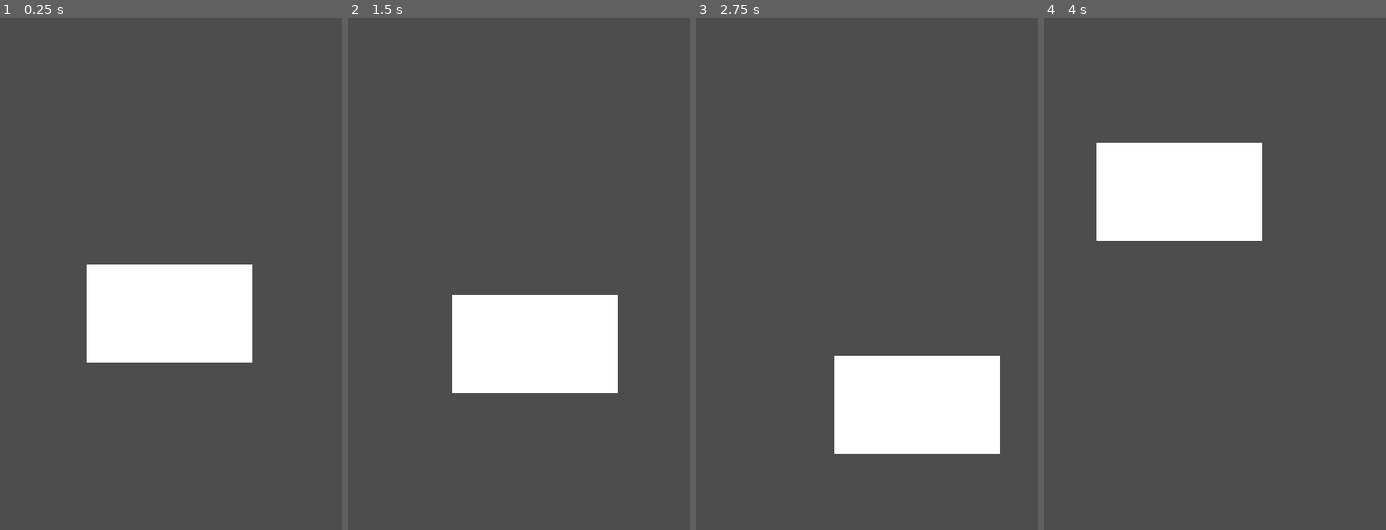
Above: before the commit, frames 1-4 (left to right).
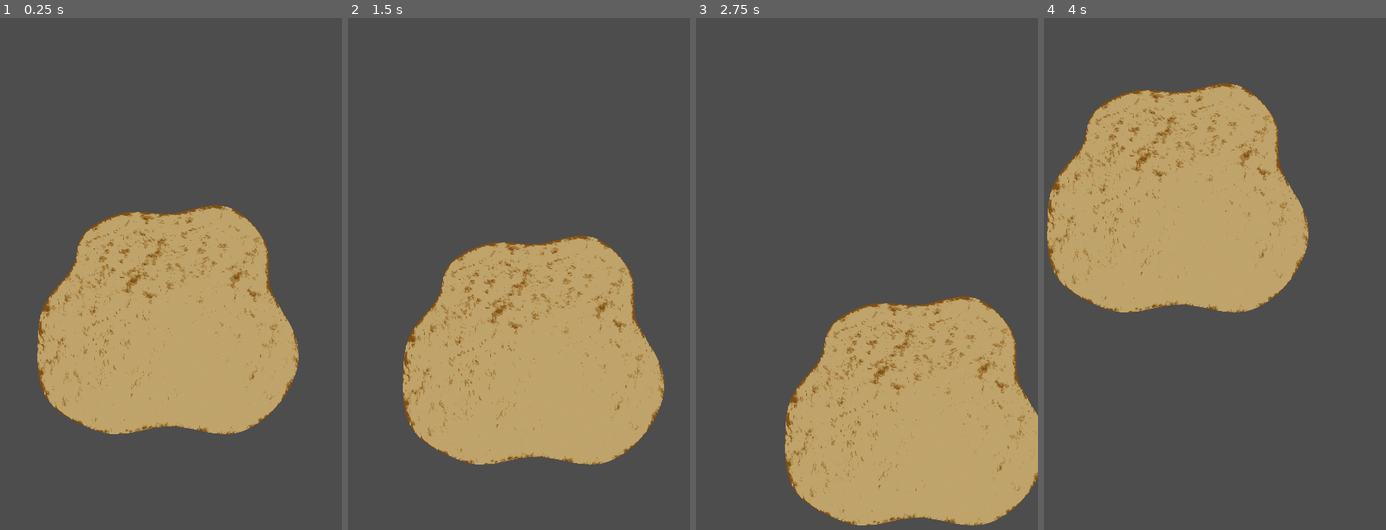
Above: after the commit, the same moments.

Repository: Tobazsbasement/cozydinogame
Game: Godot game, scene res://Scenes/Main World/Main World.tscn
Same seed, same stepped clock (60 frames per second), same inputs: the game is played once before the commit and once after it. The project has no main scene, so this scene is started directly.
Inputs (mouse positions are in pixels of both pictures, inside the frame that each line leads up to):
- Up to frame 1 (0.25 s): no input
- Up to frame 2 (1.5 s): tap Enter at 0.5 s; move the mouse to (594, 279) at 0.52 s; click (594, 279) at 0.67 s; tap Space at 1.25 s; drag from (450, 340) to (501, 427) at 1.27 s
- Up to frame 3 (2.75 s): tap Enter at 2 s; move the mouse to (901, 171) at 2.02 s; click (901, 171) at 2.17 s
- Up to frame 4 (4 s): tap Space at 2.75 s; drag from (1197, 427) to (1112, 217) at 2.77 s; tap Enter at 3.5 s; move the mouse to (1317, 396) at 3.52 s; click (1317, 396) at 3.67 s

The runs differ from the first frame. In frame 1, 27% of the frame differs, in the area x 10-88%, y 36-82%; in frame 2, 27%; in frame 3, 27%; in frame 4, 27%.

Commit message:
Added prototype Island png

Diff:
--- a/Scenes/Main World/Main World.tscn
+++ b/Scenes/Main World/Main World.tscn
@@ -1,14 +1,13 @@
-[gd_scene load_steps=2 format=3 uid="uid://dhmggui45g0cj"]
+[gd_scene load_steps=3 format=3 uid="uid://dhmggui45g0cj"]
 
+[ext_resource type="Texture2D" uid="uid://co0x7raekq4td" path="res://Assets/Textures/Island/Island.png" id="1_kk4yh"]
 [ext_resource type="PackedScene" uid="uid://ccerbq1ofq4oo" path="res://Scenes/Camera/Camera.tscn" id="1_vimbv"]
 
 [node name="Main World" type="Node2D"]
 
-[node name="ColorRect" type="ColorRect" parent="."]
-offset_left = -266.0
-offset_top = -136.0
-offset_right = 257.0
-offset_bottom = 174.0
+[node name="Island" type="Sprite2D" parent="."]
+scale = Vector2(0.5, 0.5)
+texture = ExtResource("1_kk4yh")
 
 [node name="Camera" parent="." instance=ExtResource("1_vimbv")]
 can_zoom = true
Binary file added: Assets/Textures/Island/Island.png
Not shown, added: Assets/Textures/Island/Island.png.import
